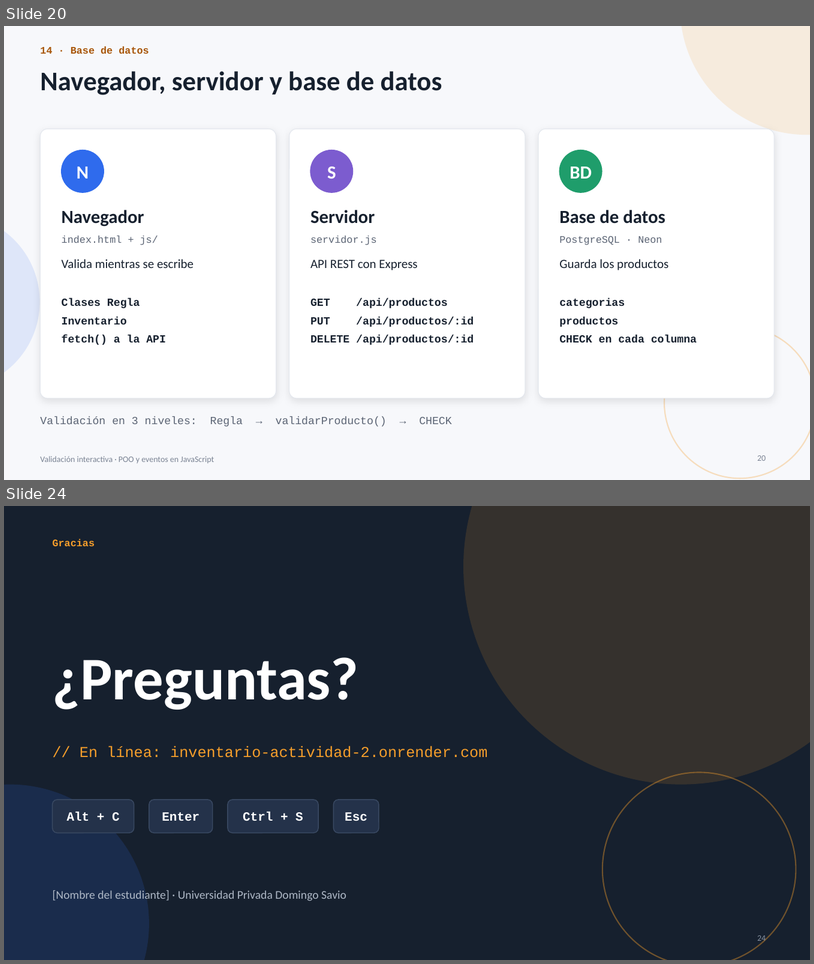
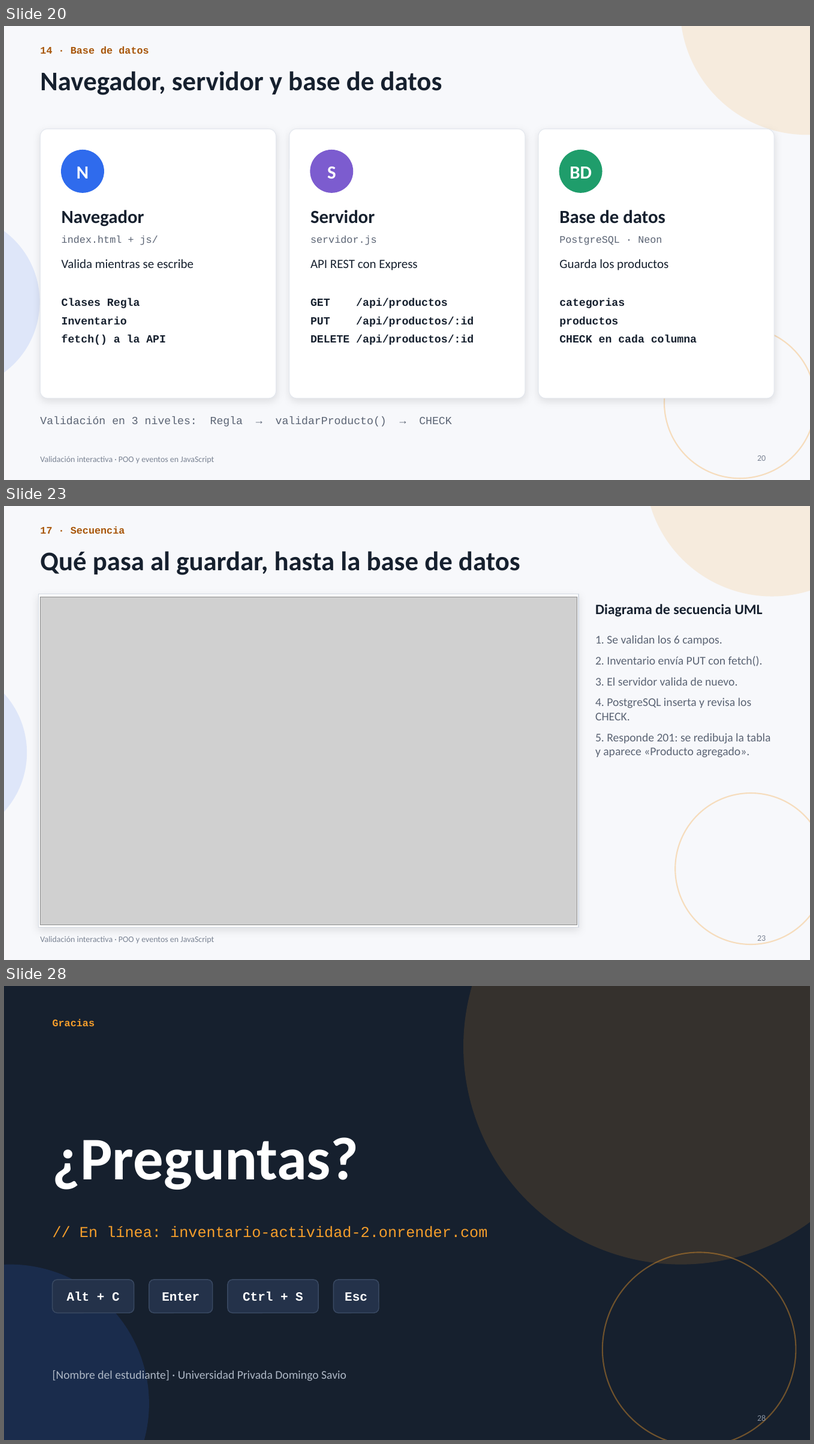
Before and after one commit to franconex/Actividad-2-DW2, a slide deck: Presentacion_POO_Eventos_PRO.pptx. Shown one above the other, each under a label of ours: slides 20 and 24 before the commit, slides 20, 23 and 28 after it; the slides between them are not shown. The pictures are 814x964 and 814x1444 pixels, drawn with LibreOffice and Linux fonts; fonts in the diff are those of the drawing; grey boxes stand for pictures. Boxes give left, top, right and bottom in pixels: in the first picture for what was removed or moved away, otherwise in the second. Text is boxed around its words. In the diff, an @@ line names an element or a change of style, - is before the commit and + after.

```diff
--- a/Presentacion_POO_Eventos_PRO.pptx
+++ b/Presentacion_POO_Eventos_PRO.pptx
@@ slide 23 added at <box>4,506,810,960</box>, background #F7F8FB; not listed: 1 template element that a slide beside it also shows @@
@@ ellipse added at <box>646,506,810,596</box>, fill #F59E2B at 14% opacity @@
@@ text added at <box>40,526,125,534</box>, 12 pt, text #A8560A, bold @@
+17 · Secuencia
@@ title added at <box>40,551,521,575</box>, 32 pt, text #16202E, bold @@
+Qué pasa al guardar, hasta la base de datos
@@ rectangle added at <box>38,594,579,927</box>, fill #FFFFFF, outline #D5DBE4 0.75 pt @@
@@ picture added at <box>40,597,578,925</box> @@
@@ text added at <box>596,604,762,616</box>, 17 pt, text #16202E, bold @@
+Diagrama de secuencia UML
@@ text added at <box>596,635,771,757</box>, 14 pt, text #5B6474 @@
+1. Se validan los 6 campos.
+2. Inventario envía PUT con fetch().
+3. El servidor valida de nuevo.
+4. PostgreSQL inserta y revisa los CHECK.
+5. Responde 201: se redibuja la tabla y aparece «Producto agregado».
@@ ellipse added at <box>4,664,27,840</box>, fill #2F6BED at 12% opacity @@
@@ ellipse added at <box>675,793,810,944</box>, outline #F59E2B 1.5 pt @@
@@ page number added at <box>758,935,766,943</box>, 10 pt, text #7B8494 @@
+23
@@ what was slide 24 is now slide 28 @@
@@ page number at <box>758,1414,766,1423</box>: text changed @@
-24
+28
```
Also in this commit, not shown: 4 slides changed, 3 other slides added, 2 other files.
